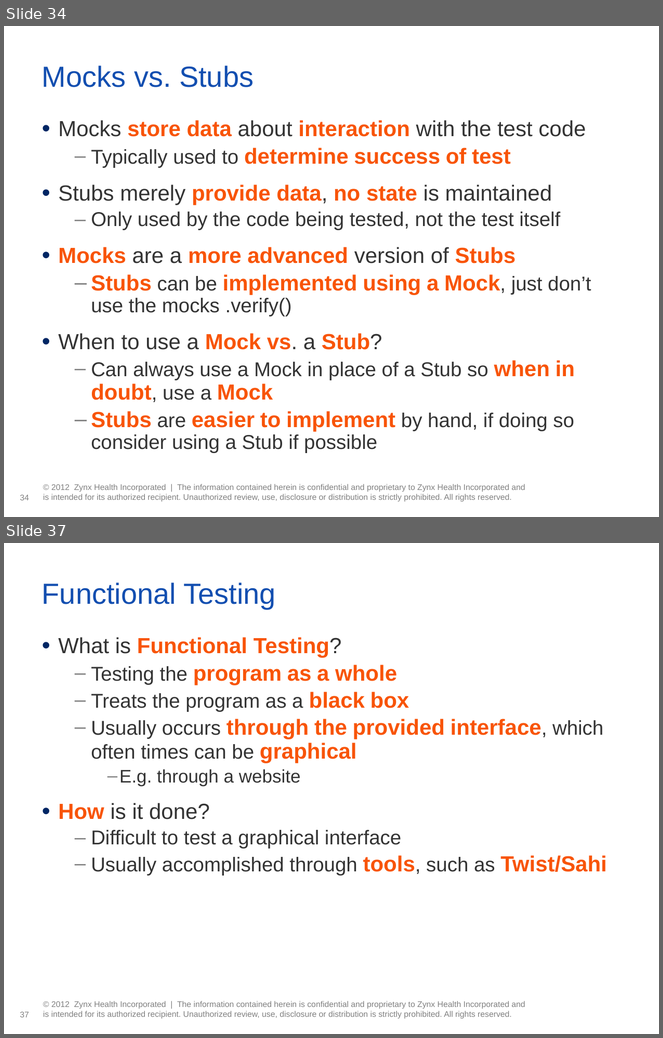
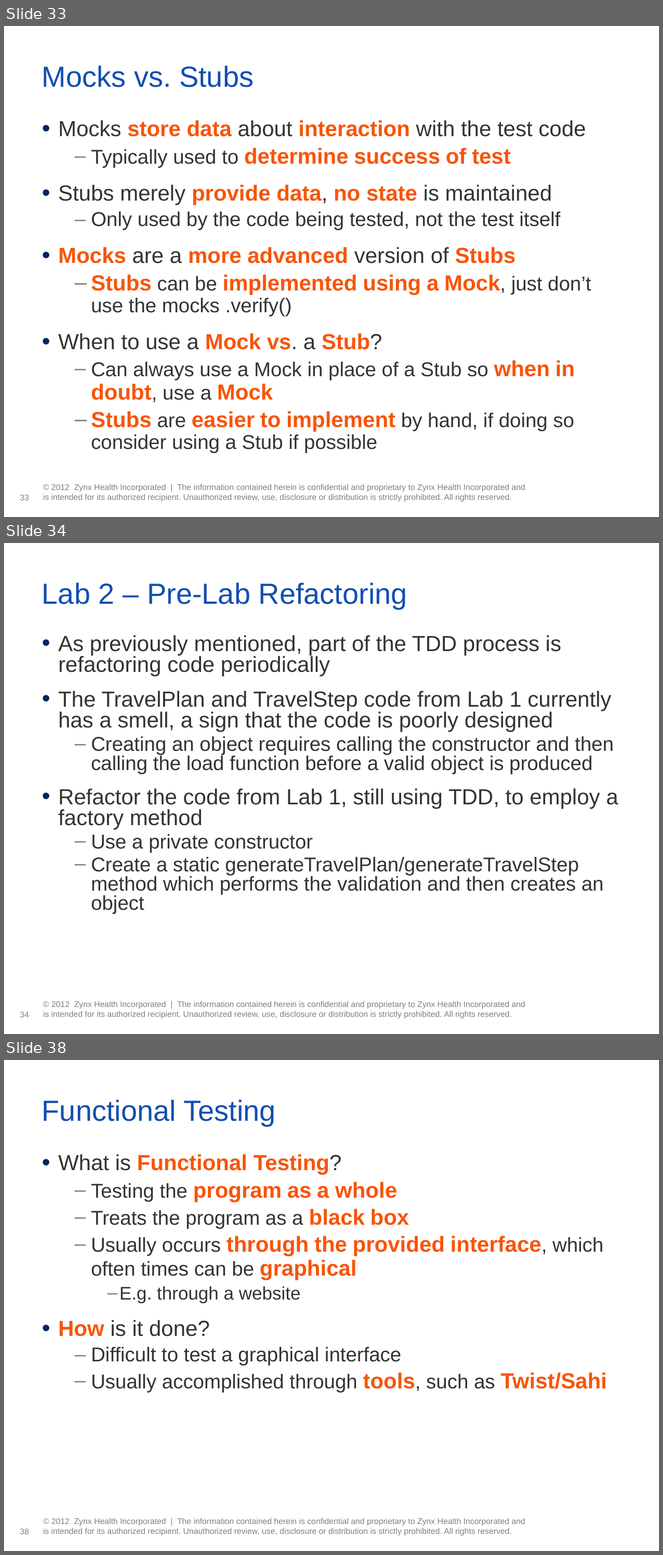
Before and after one commit to tathougies/zynx-se-bootcamp, a slide deck: testing/Testing Presentation.pptx. Shown one above the other, each under a label of ours: slides 34 and 37 before the commit, slides 33, 34 and 38 after it; the slides between them are not shown. The pictures are 663x1038 and 663x1555 pixels, drawn with LibreOffice and Linux fonts; fonts in the diff are those of the drawing; background and template pictures are left out. Boxes give left, top, right and bottom in pixels: in the first picture for what was removed or moved away, otherwise in the second. Text is boxed around its words. In the diff, an @@ line names an element or a change of style, - is before the commit and + after.

```diff
--- a/testing/Testing Presentation.pptx
+++ b/testing/Testing Presentation.pptx
@@ slide 34 added at [4, 543, 659, 1034], background #FFFFFF; not listed: 2 template elements that a slide beside it also shows @@
@@ title added at [42, 583, 408, 609], 32 pt, text #124EB0 @@
+Lab 2 – Pre-Lab Refactoring
@@ text added at [58, 635, 618, 914], 22 pt, text #333333 @@
+• As previously mentioned, part of the TDD process is refactoring code periodically
+• The TravelPlan and TravelStep code from Lab 1 currently has a smell, a sign that the code is poorly designed
+  – Creating an object requires calling the constructor and then calling the load function before a valid object is produced
+• Refactor the code from Lab 1, still using TDD, to employ a factory method
+  – Use a private constructor
+  – Create a static generateTravelPlan/generateTravelStep method which performs the validation and then creates an object
@@ what was slide 34 is now slide 33 @@
@@ page number at [20, 495, 29, 501]: text changed @@
-34
+33
@@ what was slide 37 is now slide 38 @@
@@ page number at [20, 1529, 29, 1535]: text changed @@
-37
+38
```
Also in this commit, not shown: 2 slides changed, 3 other slides added, 3 slides removed, 13 other files.
